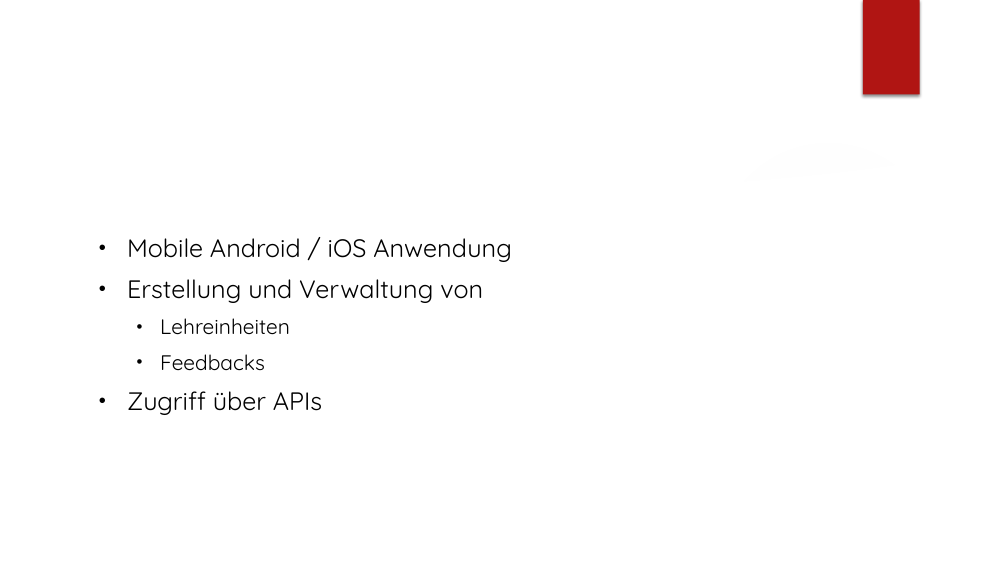
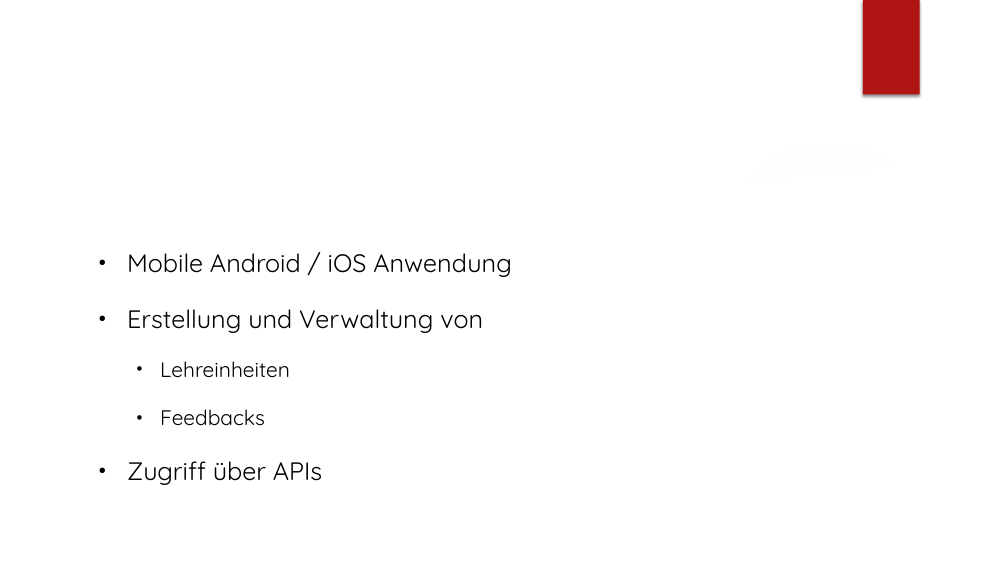
Before and after one commit to jfuerlinger/htl-da-2021_22-feedback-app, a slide deck: slide 3 of Praesentation/Praesentation_Diplomarbeit_FeedbackApp.pptx. Drawn at 1008x567 pixels with LibreOffice and Linux fonts; fonts in the diff are those of the drawing; background and template pictures are left out. Boxes give left, top, right and bottom in pixels: in the first picture for what was removed or moved away, otherwise in the second. Text is boxed around its words. In the diff, an @@ line names an element or a change of style, - is before the commit and + after.

```diff
--- a/Praesentation/Praesentation_Diplomarbeit_FeedbackApp.pptx
+++ b/Praesentation/Praesentation_Diplomarbeit_FeedbackApp.pptx
@@ text "Mobile Android / iOS Anwendung" at (127,253,512,485): line spacing 1 to 1.5 @@
```
Also in this commit, not shown: 4 other slides changed, 2 slides added.
